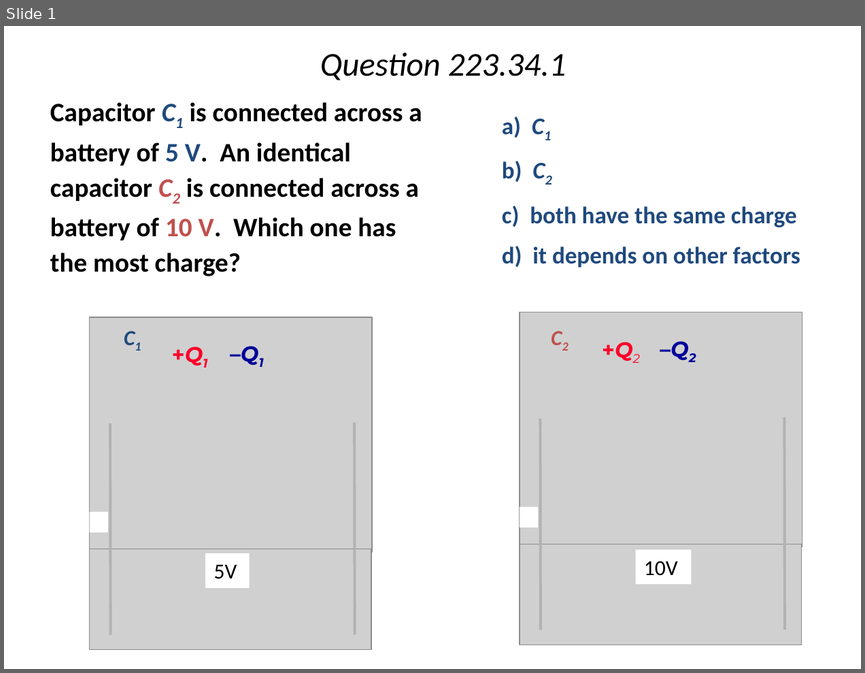
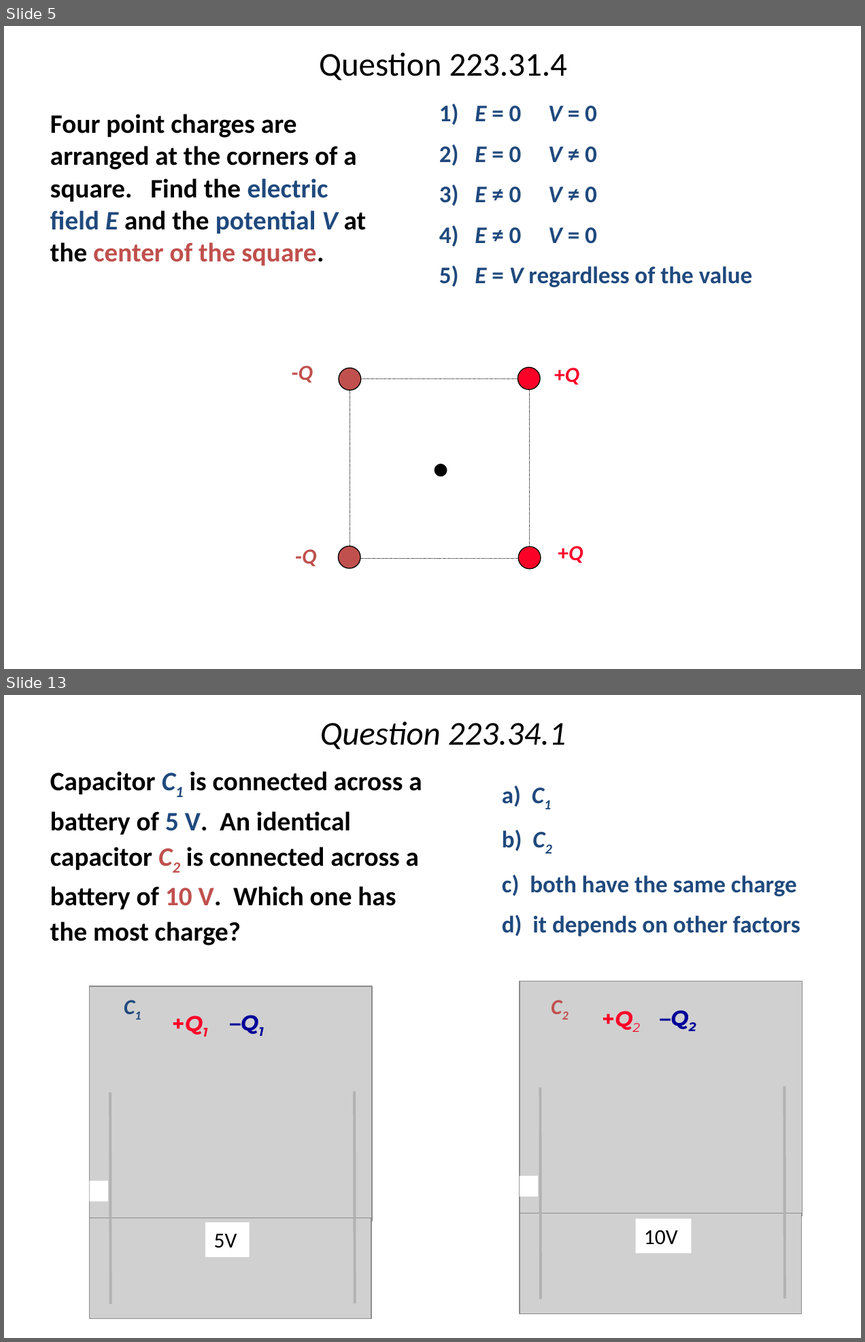
Before and after one commit to rtlines/PH223-Engineering-Physics, a slide deck: Slides/PH223_Lecture_15.pptx. Shown one above the other, each under a label of ours: slide 1 before the commit, slides 5 and 13 after it; the slides between them are not shown. The pictures are 865x673 and 865x1342 pixels, drawn with LibreOffice and Linux fonts; fonts in the diff are those of the drawing; grey boxes stand for pictures. Boxes give left, top, right and bottom in pixels: in the first picture for what was removed or moved away, otherwise in the second. Text is boxed around its words. In the diff, an @@ line names an element or a change of style, - is before the commit and + after.

```diff
--- a/Slides/PH223_Lecture_15.pptx
+++ b/Slides/PH223_Lecture_15.pptx
@@ slide 5 added at (x1=4, y1=26, x2=861, y2=669), background #FFFFFF @@
@@ title added at (x1=319, y1=53, x2=567, y2=80), 28 pt, text #000000 @@
+Question 223.31.4
@@ text added at (x1=439, y1=104, x2=752, y2=287), 20 pt, text #1F497D, bold @@
+1) E = 0 V = 0
+2) E = 0 V ≠ 0
+3) E ≠ 0 V ≠ 0
+4) E ≠ 0 V = 0
+5) E = V regardless of the value
@@ text added at (x1=50, y1=114, x2=366, y2=265), 22.4 pt, text #000000, bold @@
+Four point charges are arranged at the corners of a square. Find the electric field E and the potential V at the center of the square.
@@ group added at (x1=292, y1=365, x2=583, y2=569): 6 ellipses, 4 texts, 1 rectangle @@
+-Q
+-Q
++Q
++Q
@@ what was slide 1 is now slide 13 @@
```
Also in this commit, not shown: 11 other slides added, 30 other files.
